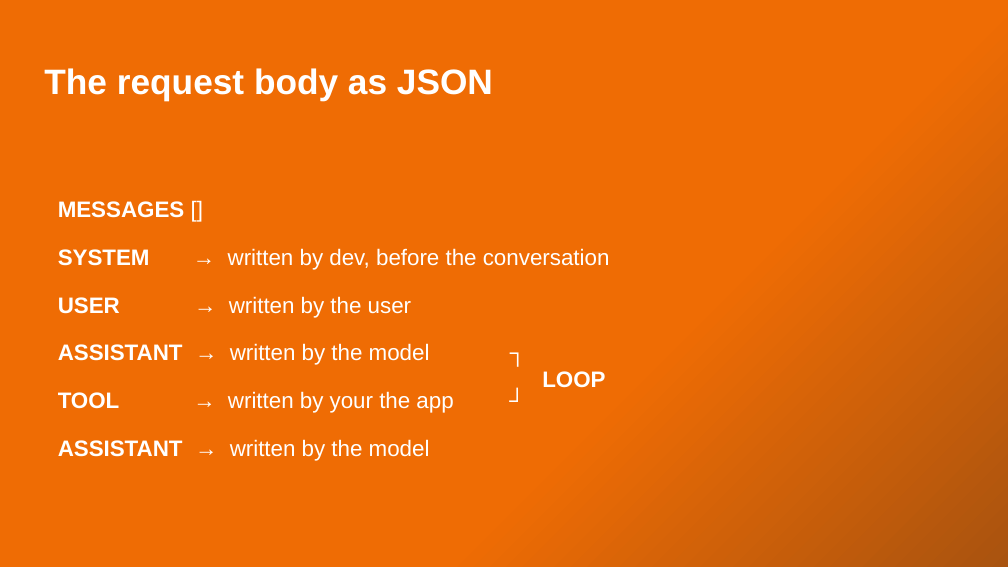
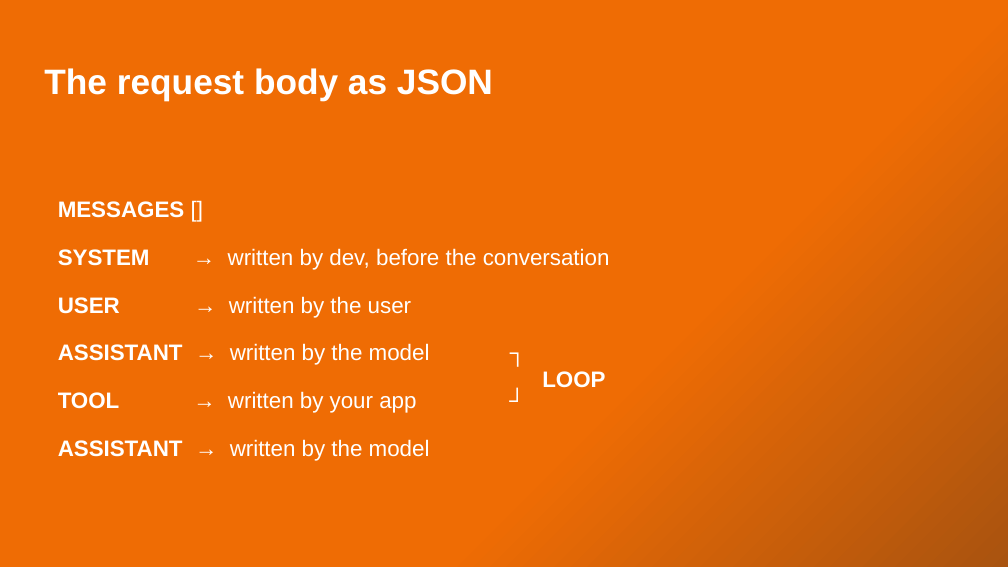
Before and after one commit to xkondix/ai-agents-JAVA-SPRING, a slide deck: slide 11 of presentations/The Agent Is a Loop .pptx. Drawn at 1008x567 pixels with LibreOffice and Linux fonts; fonts in the diff are those of the drawing. Boxes give left, top, right and bottom in pixels: in the first picture for what was removed or moved away, otherwise in the second. Text is boxed around its words. In the diff, an @@ line names an element or a change of style, - is before the commit and + after.

```diff
--- a/presentations/The Agent Is a Loop .pptx
+++ b/presentations/The Agent Is a Loop .pptx
@@ text at <box>58,391,416,413</box>: text changed @@
-TOOL → written by your the app ┘
+TOOL → written by your app ┘
```
Also in this commit, not shown: 16 other slides changed, 2 slides added, 1 slide removed, 26 other files.
